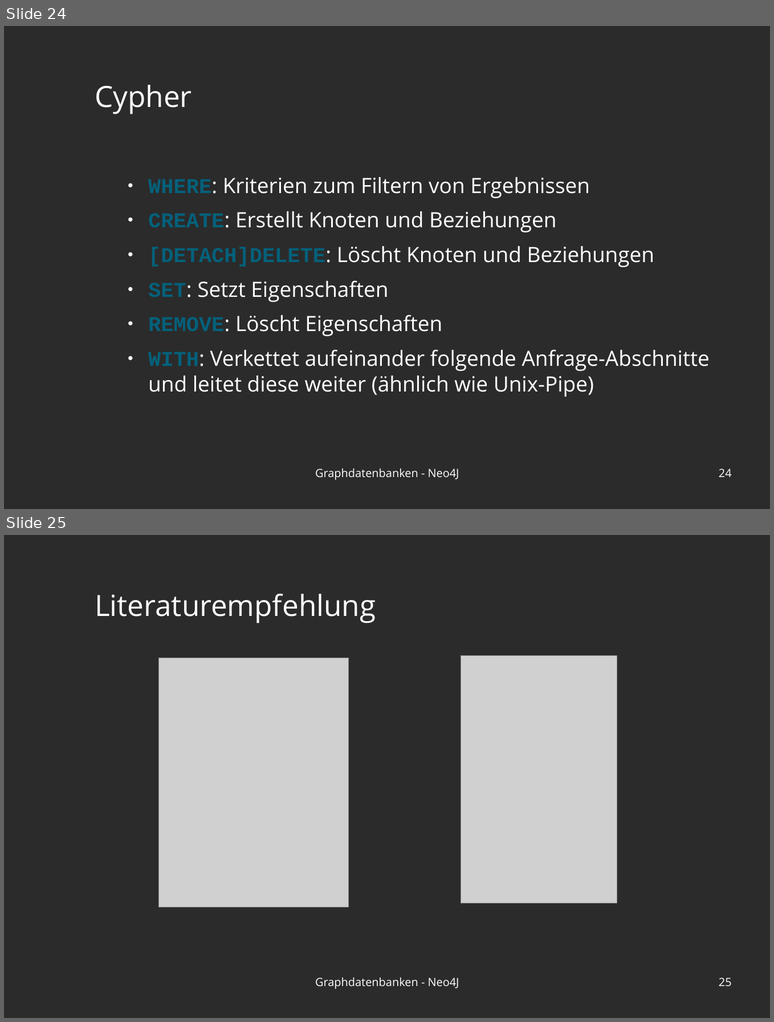
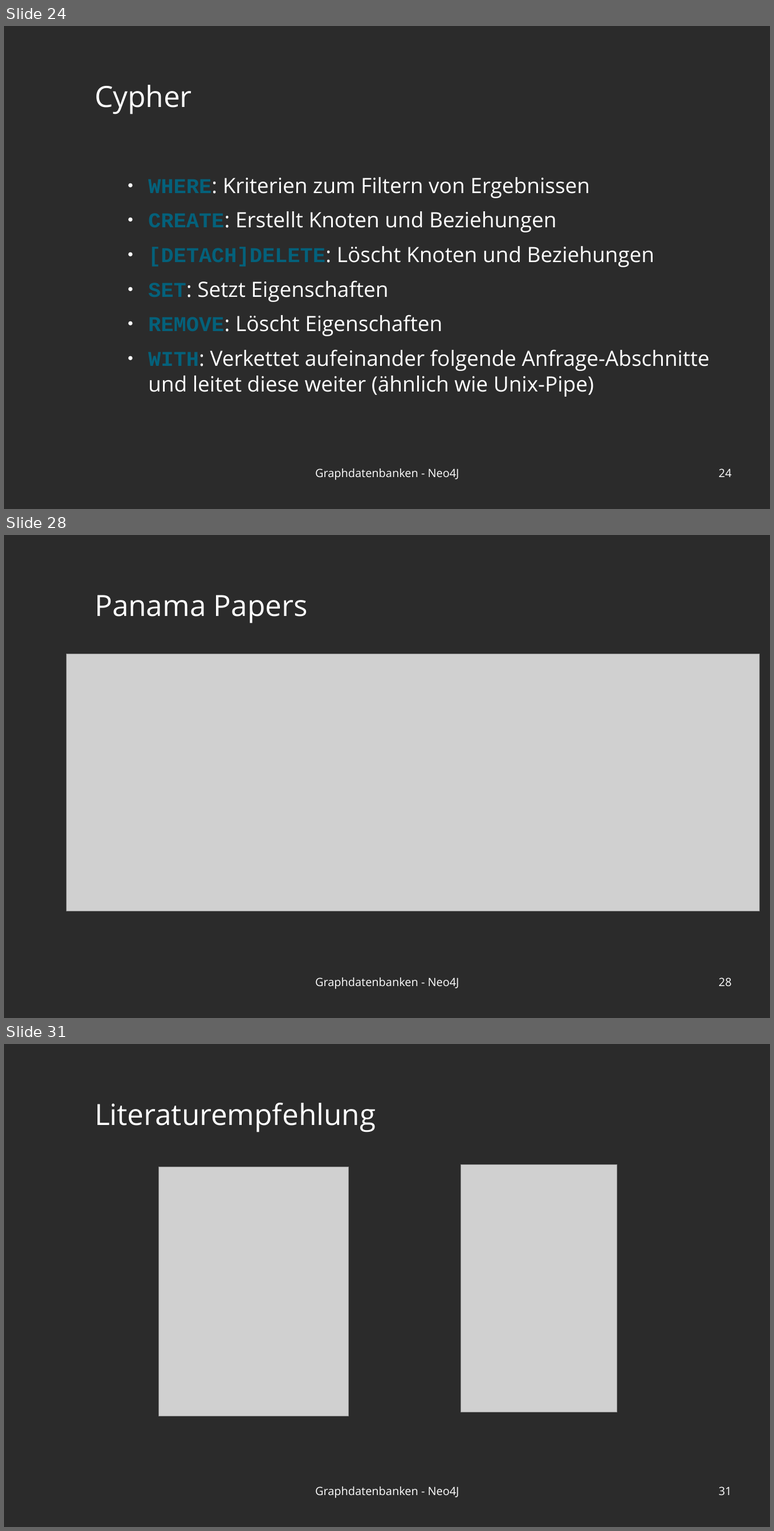
Before and after one commit to blublab/ais, a slide deck: praesi.odp. Shown one above the other, each under a label of ours: slides 24 and 25 before the commit, slides 24, 28 and 31 after it; the slides between them are not shown. The pictures are 774x1022 and 774x1531 pixels, drawn with LibreOffice and Linux fonts; fonts in the diff are those of the drawing; grey boxes stand for pictures; background and template pictures are left out; a plain dark background stands for a picture behind light text. Boxes give left, top, right and bottom in pixels: in the first picture for what was removed or moved away, otherwise in the second. Text is boxed around its words. In the diff, an @@ line names an element or a change of style, - is before the commit and + after.

```diff
--- a/praesi.odp
+++ b/praesi.odp
@@ slide 28 added at (4,535,770,1018), background picture (left out) @@
@@ title added at (95,595,308,623), 36 pt, text #FFFFFF @@
+Panama Papers
@@ picture added at (67,654,760,911) @@
@@ text added at (315,977,459,989), 14 pt, text #FFFFFF @@
+Graphdatenbanken - Neo4J
@@ page number added at (719,977,732,986), 14 pt, text #FFFFFF @@
+28
@@ what was slide 25 is now slide 31 @@
@@ page number at (719,1486,732,1495): text changed @@
-25
+31
```
Also in this commit, not shown: 5 other slides added, 17 other files.
